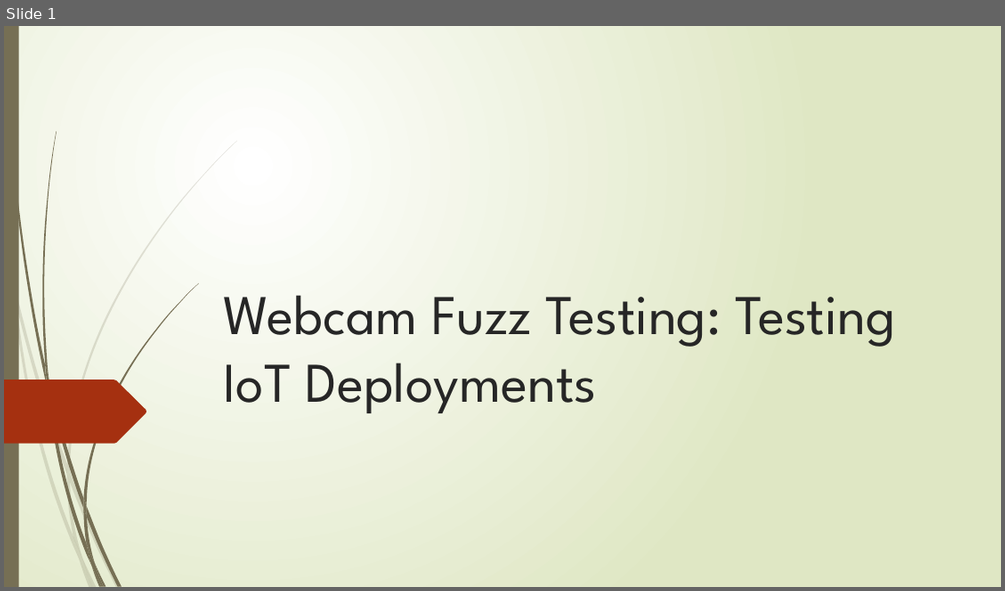
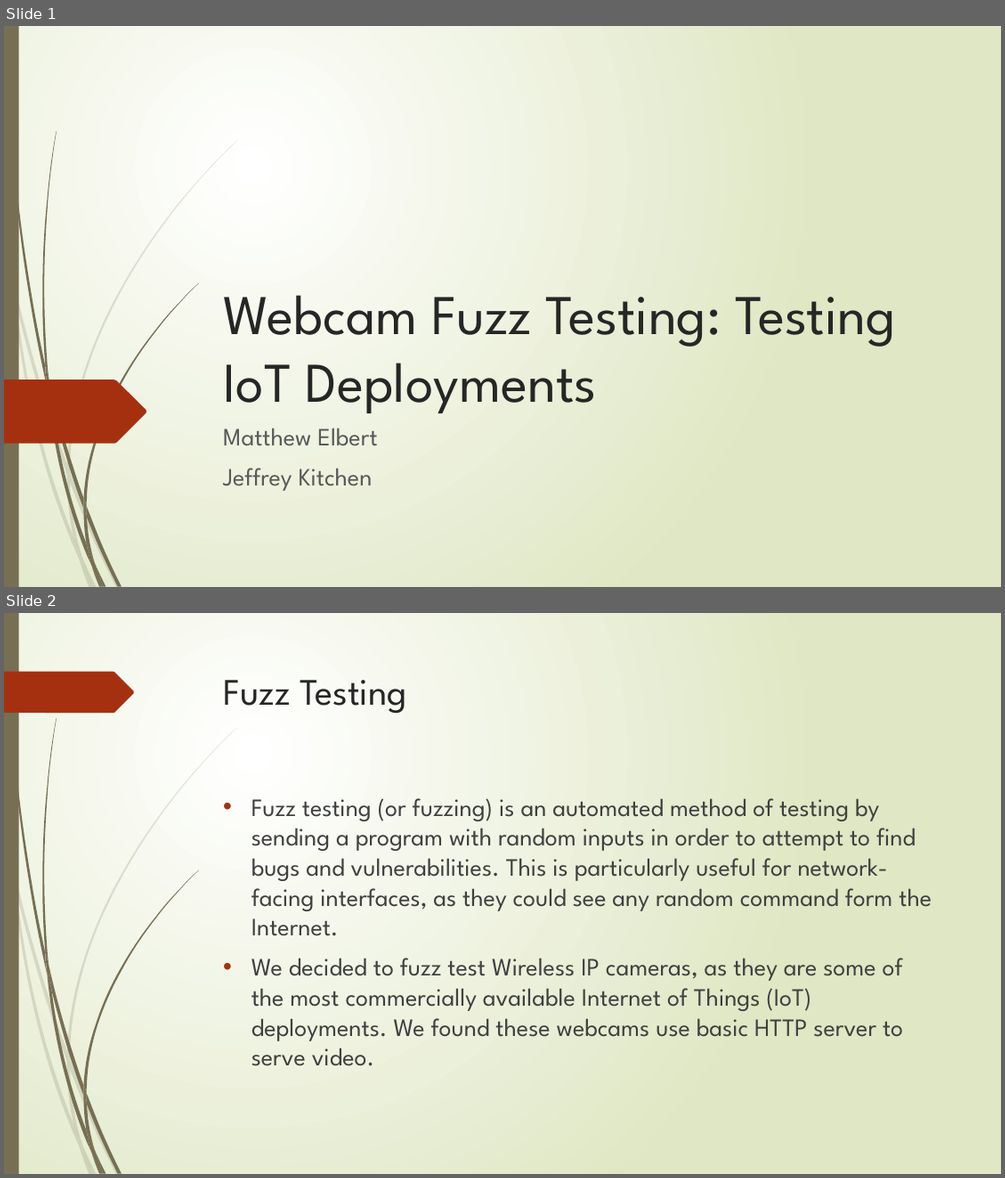
Before and after one commit to mkelbertonthehub/fuzzingProject, a slide deck: Presentation/WebcamFuzzing.pptx. Shown one above the other, each under a label of ours: slide 1 before the commit, slides 1 and 2 after it. The pictures are 1005x591 and 1005x1178 pixels, drawn with LibreOffice and Linux fonts; fonts in the diff are those of the drawing. Boxes give left, top, right and bottom in pixels: in the first picture for what was removed or moved away, otherwise in the second. Text is boxed around its words. In the diff, an @@ line names an element or a change of style, - is before the commit and + after.

```diff
--- a/Presentation/WebcamFuzzing.pptx
+++ b/Presentation/WebcamFuzzing.pptx
@@ slide 2 added at bbox=[4, 613, 1001, 1174], background gradient #FFFFFF to #DFE8C4; not listed: 23 template elements that a slide beside it also shows @@
@@ freeform shape added at bbox=[4, 672, 134, 713], fill #A53010 @@
@@ title added at bbox=[224, 680, 406, 714], 36 pt, text #262626 @@
+Fuzz Testing
@@ text added at bbox=[251, 798, 931, 1066], 24 pt, text #404040 @@
+• Fuzz testing (or fuzzing) is an automated method of testing by sending a program with random inputs in order to attempt to find bugs and vulnerabilities. This is particularly useful for network-facing interfaces, as they could see any random command form the Internet.
+• We decided to fuzz test Wireless IP cameras, as they are some of the most commercially available Internet of Things (IoT) deployments. We found these webcams use basic HTTP server to serve video.
@@ slide 1 changed as well @@
@@ subtitle added at bbox=[223, 428, 377, 491], 24 pt, text #595959 @@
+Matthew Elbert
+Jeffrey Kitchen
```
Also in this commit, not shown: 5 other slides added, 4 slides removed.
